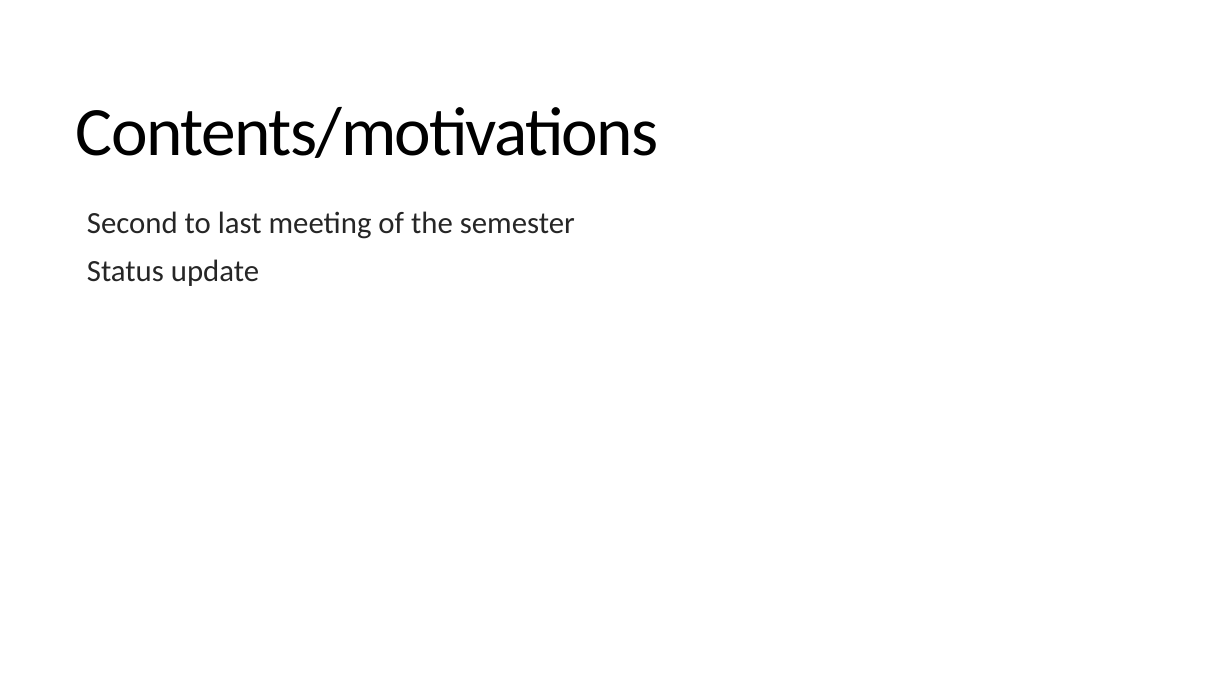
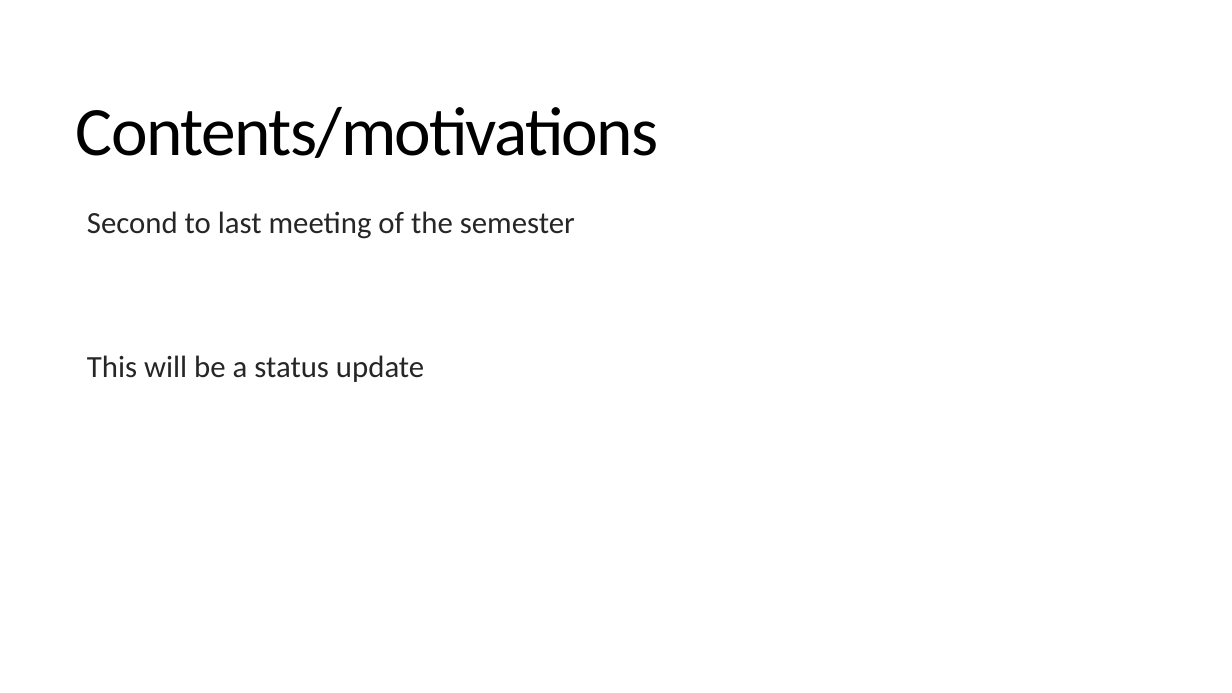
Before and after one commit to sjurmsc/MSC2023, a slide deck: slide 2 of Meeting Presentations/03.11.2022_General_meeting.pptx. Drawn at 1232x693 pixels with LibreOffice and Linux fonts; fonts in the diff are those of the drawing. Boxes give left, top, right and bottom in pixels: in the first picture for what was removed or moved away, otherwise in the second. Text is boxed around its words. In the diff, an @@ line names an element or a change of style, - is before the commit and + after.

```diff
--- a/Meeting Presentations/03.11.2022_General_meeting.pptx
+++ b/Meeting Presentations/03.11.2022_General_meeting.pptx
@@ text at box(87, 355, 424, 382): text changed @@
-  Status update
+  This will be a status update
```
Also in this commit, not shown: 1 slide added, 2 other files.
